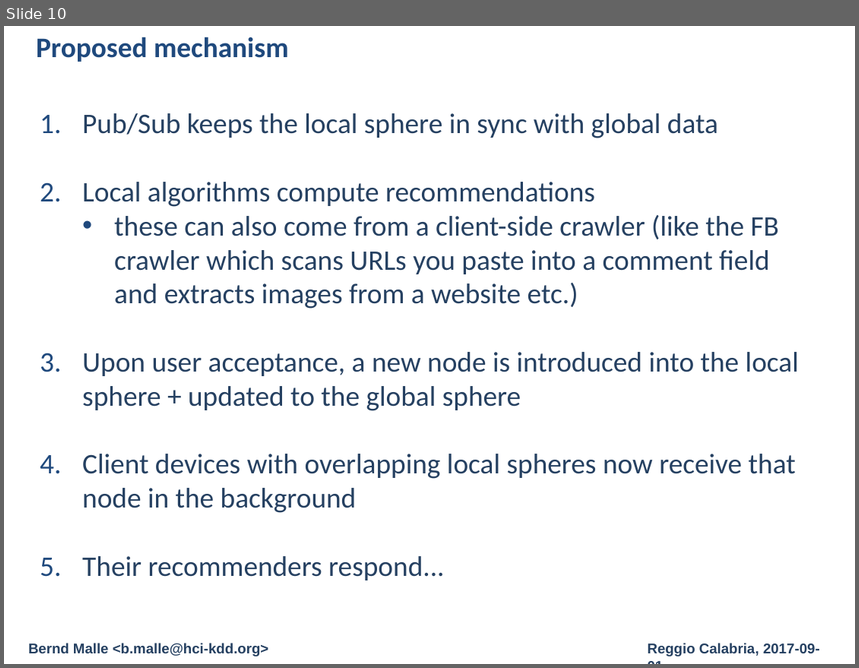
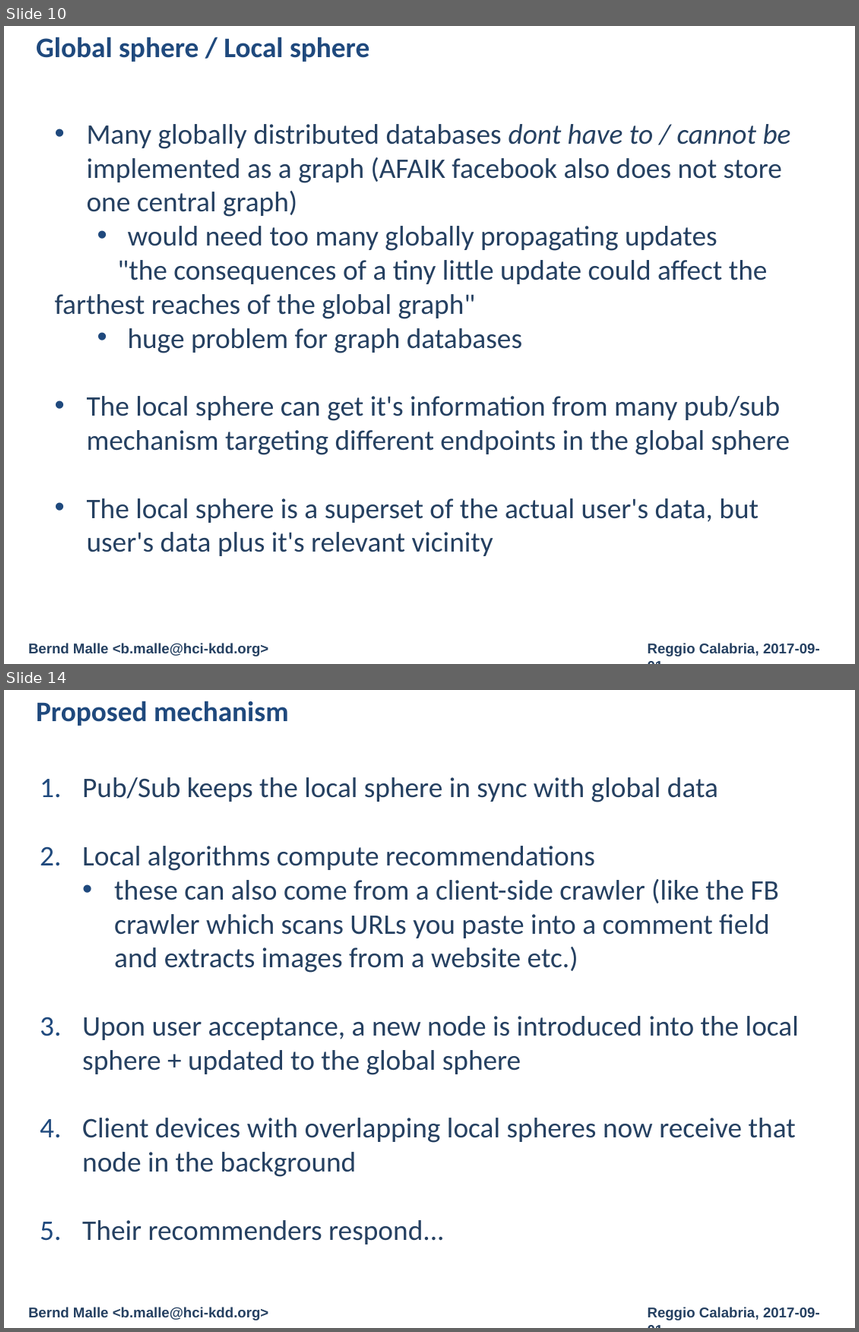
Before and after one commit to cassinius/phd-presentations, a slide deck: 2017/CD-MAKE_2017/Fed/Federated_Learning_Local_Sphere.pptx. Shown one above the other, each under a label of ours: slide 10 before the commit, slides 10 and 14 after it; the slides between them are not shown. The pictures are 859x668 and 859x1332 pixels, drawn with LibreOffice and Linux fonts; fonts in the diff are those of the drawing; background and template pictures are left out. Boxes give left, top, right and bottom in pixels: in the first picture for what was removed or moved away, otherwise in the second. Text is boxed around its words. In the diff, an @@ line names an element or a change of style, - is before the commit and + after.

```diff
--- a/2017/CD-MAKE_2017/Fed/Federated_Learning_Local_Sphere.pptx
+++ b/2017/CD-MAKE_2017/Fed/Federated_Learning_Local_Sphere.pptx
@@ slide 10 added at (4,26,855,664), background #FFFFFF; not listed: 3 template elements that a slide beside it also shows @@
@@ text added at (36,37,370,62), 24 pt, text #1F497D, bold @@
+Global sphere / Local sphere
@@ text added at (55,124,791,556), 24 pt, text #254061 @@
+• Many globally distributed databases dont have to / cannot be implemented as a graph (AFAIK facebook also does not store one central graph)
+  • would need too many globally propagating updates
+"the consequences of a tiny little update could affect the farthest reaches of the global graph"
+  • huge problem for graph databases
+• The local sphere can get it's information from many pub/sub mechanism targeting different endpoints in the global sphere
+• The local sphere is a superset of the actual user's data, but user's data plus it's relevant vicinity
@@ what was slide 10 is now slide 14 @@
```
Also in this commit, not shown: 4 slides changed, 3 other slides added, 5 other files.
